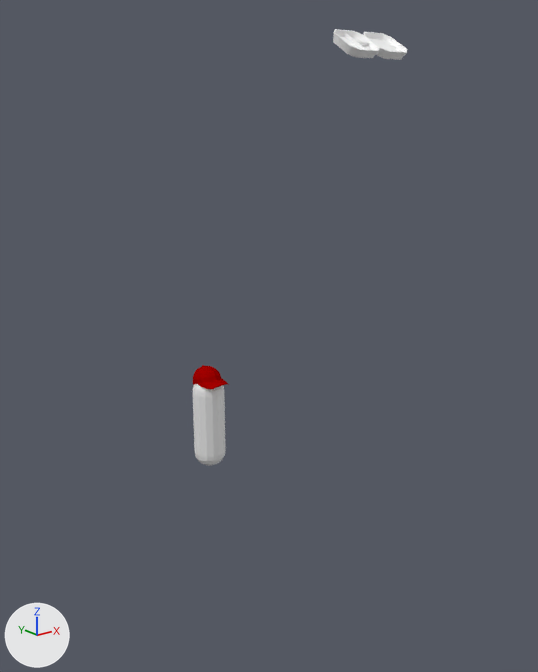
What one commit did to the Blender file scenes/counter-level.blend.
Both versions are drawn from a 50 mm camera at (-26.9, -49.2, 24.8) aimed at (4.7, -9.8, 9.0). The axes (+X, +Y, +Z) are drawn at lower left. The lights are the same throughout.

Before the edit, the objects in view are built like this:
```python
me_player_capsule = bpy.data.meshes.new('Player.Capsule')
me_player_capsule.from_pydata(...)  # 114 vertices, 112 faces; spans x -1.12..1.12, y -1.12..1.12, z -3.36..3.36
me_styrofoam_base_inventory = bpy.data.meshes.new('Styrofoam.Base.Inventory')
me_styrofoam_base_inventory.from_pydata(...)  # 176 vertices, 152 faces; spans x -1.14..3.42, y 0.0..0.49, z -1.14..1.14
me_styrofoam_base_inventory.materials.append(mat_defaultmat)  # white #ffffff
me_walkmesh = bpy.data.meshes.new('WalkMesh')
me_walkmesh.from_pydata([(-1.0, -1.0, 0.0), (1.0, -1.0, 0.0), (-1.0, 1.0, 0.0), (1.0, 1.0, 0.0)], [], [(0, 1, 3, 2)])
me_walkmesh.materials.append(mat_walkmesh_material)  # pink #db00e7
ob_player_capsule = bpy.data.objects.new('Player.Capsule', me_player_capsule)
ob_player_capsule.location = (0.0, -8.92, 3.45)
ob_styrofoam_base_inventory = bpy.data.objects.new('Styrofoam.Base.Inventory', me_styrofoam_base_inventory)
ob_styrofoam_base_inventory.location = (4.04, -17.98, 27.59)
ob_styrofoam_base_inventory.rotation_euler = (2.094, 0.0, 0.0)  # degrees (120, 0, 0)
ob_walkmesh = bpy.data.objects.new('WalkMesh', me_walkmesh)
ob_walkmesh.location = (0.0, 0.0, 0.0)
ob_walkmesh.hide_set(True)  # its collection is switched off
```
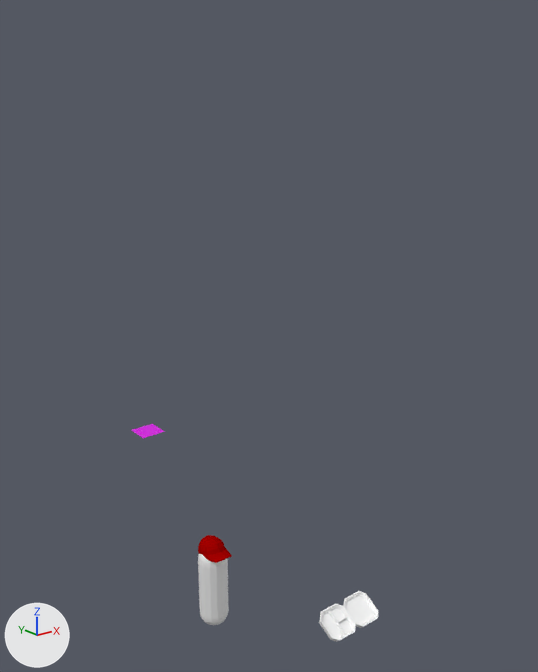
Where the change shows, as pixel boxes [x1, y1, x2, y2] in the pictures (538 x 672 px):
'Player.Capsule', moved
    before: [193, 384, 226, 466]
    after: [198, 554, 229, 625]
'Styrofoam.Base.Inventory', moved
    before: [333, 29, 407, 60]
    after: [319, 591, 378, 642]
'Hat', moved
    before: [193, 365, 229, 389]
    after: [198, 535, 232, 563]
'WalkMesh', shown
    after: [131, 424, 165, 438]

Diff of the bpy script that builds the scene:
```diff
--- a/scenes/counter-level.blend.py
+++ b/scenes/counter-level.blend.py
@@ ob_player_capsule @@
 ob_player_capsule = bpy.data.objects.new('Player.Capsule', me_player_capsule)
-ob_player_capsule.location = (0.0, -8.92, 3.45)
+ob_player_capsule.location = (0.0, -8.92, -10.0)
@@ ob_styrofoam_base_inventory @@
 ob_styrofoam_base_inventory = bpy.data.objects.new('Styrofoam.Base.Inventory', me_styrofoam_base_inventory)
-ob_styrofoam_base_inventory.location = (4.04, -17.98, 27.59)
+ob_styrofoam_base_inventory.location = (4.04, -17.98, -10.0)
 ob_styrofoam_base_inventory.rotation_euler = (2.094, 0.0, 0.0)  # degrees (120, 0, 0)
@@ ob_walkmesh @@
 ob_walkmesh.location = (0.0, 0.0, 0.0)
-ob_walkmesh.hide_set(True)  # its collection is switched off
```
